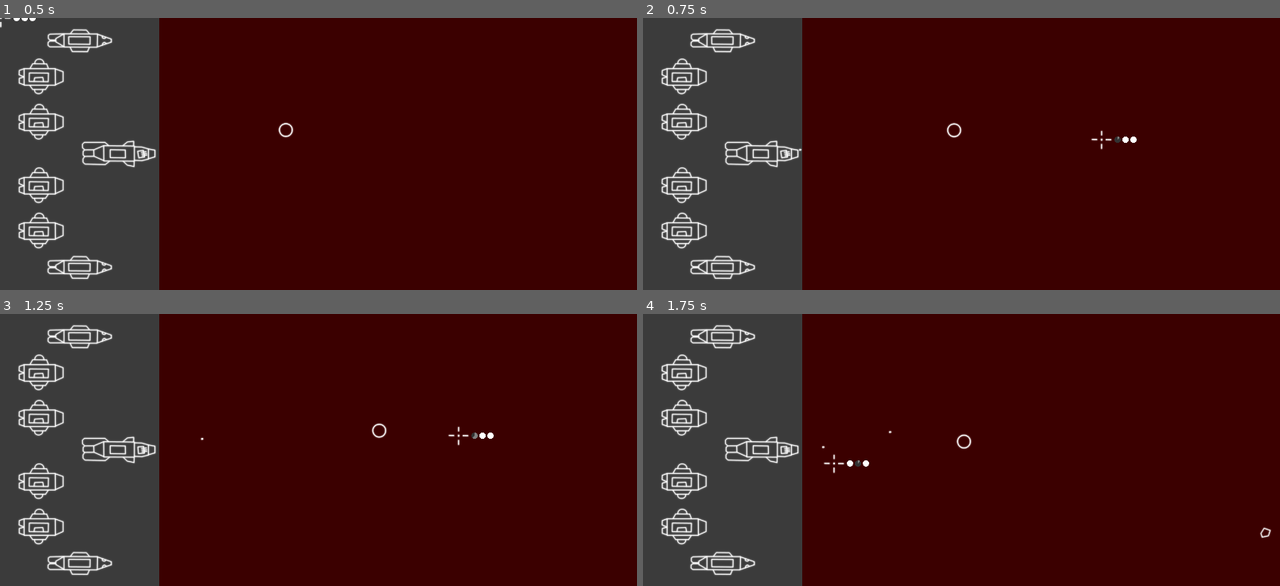
Above: before the commit, frames 1-4 (two rows, left to right).
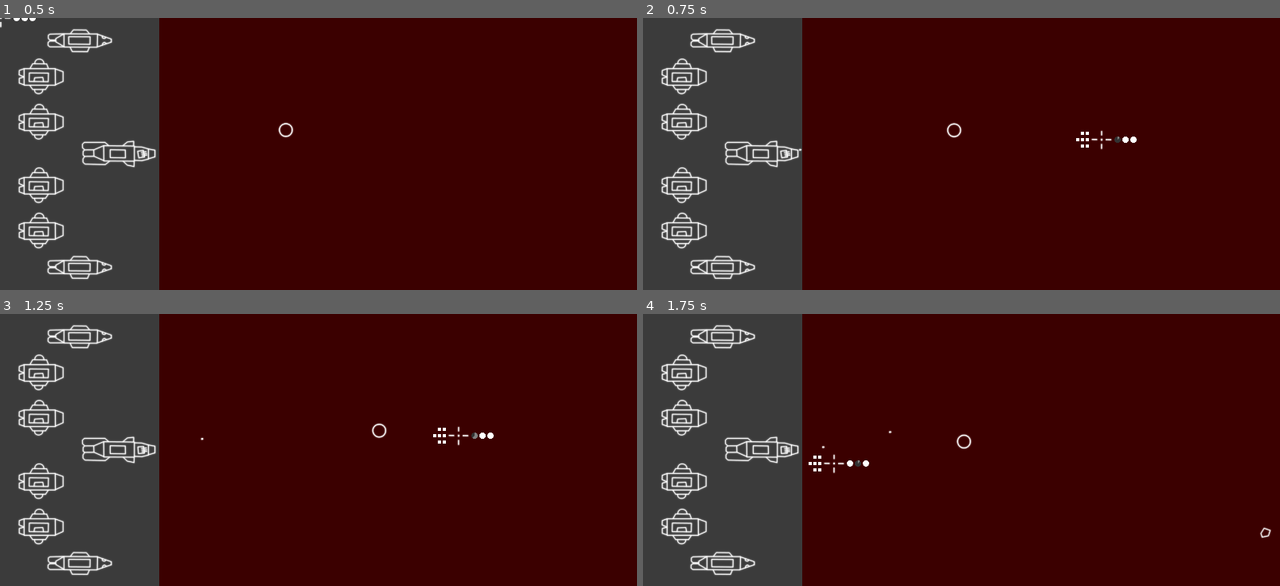
Above: after the commit, the same moments.

Repository: couaky/crossing-the-field
Game: Godot game, scene res://main/Main.tscn
Same seed, same stepped clock (60 frames per second), same inputs: the game is played once before the commit and once after it.
Inputs (mouse positions are in pixels of both pictures, inside the frame that each line leads up to):
- Up to frame 1 (0.5 s): no input
- Up to frame 2 (0.75 s): move the mouse to (1101, 140) at 0.52 s; tap Q (fire_cannons) at 0.6 s
- Up to frame 3 (1.25 s): no input
- Up to frame 4 (1.75 s): move the mouse to (834, 463) at 1.27 s; tap Q (fire_cannons) at 1.35 s

Frame 1 is identical in both runs. In frame 2, less than 0.1% of the frame differs, in the area x 68-70%, y 41-48%; in frame 3, less than 0.1%; in frame 4, less than 0.1%.

Commit message:
Manage fleet health
Health indicator
Disable weapons on destruction
Emit game over

Diff:
--- /dev/null
+++ b/components/HealthIndicator.gd
@@ -0,0 +1,39 @@
+class_name HealthIndicator
+extends Node2D
+
+
+var max_value: int = 1
+var current_value: int = 1
+
+var full_color = Color(1, 1, 1)
+var empty_color = Color(0.2, 0.2, 0.2)
+
+var indicators: Array # Of ColorRect
+
+
+func set_max_value(new_max_value: int):
+	if new_max_value != max_value:
+		max_value = new_max_value
+		current_value = max_value
+		for indicator in indicators:
+			indicator.queue_free()
+		indicators.clear()
+		for index in range(max_value):
+			var new_indicator = ColorRect.new()
+			add_child(new_indicator)
+			indicators.push_back(new_indicator)
+			new_indicator.rect_size = Vector2(20, 20)
+			new_indicator.rect_position = Vector2(-index * 30, -10)
+			new_indicator.color = full_color
+
+
+func set_value(new_current_value):
+	if new_current_value != current_value:
+		current_value = new_current_value
+		for index in range(max_value):
+			var indicator = indicators[index] as ColorRect
+			indicator.color = full_color if index < current_value else empty_color
+
+
+func _ready():
+	indicators = [$InitialRect]
--- /dev/null
+++ b/components/HealthIndicator.tscn
@@ -0,0 +1,16 @@
+[gd_scene load_steps=2 format=2]
+
+[ext_resource path="res://components/HealthIndicator.gd" type="Script" id=1]
+
+[node name="HealthIndicator" type="Node2D"]
+script = ExtResource( 1 )
+
+[node name="InitialRect" type="ColorRect" parent="."]
+anchor_left = 0.5
+anchor_top = 0.5
+anchor_right = 0.5
+anchor_bottom = 0.5
+margin_left = -10.0
+margin_top = -10.0
+margin_right = 10.0
+margin_bottom = 10.0
--- a/components/PlayerFleet.gd
+++ b/components/PlayerFleet.gd
@@ -3,11 +3,26 @@
 
 export var cannon_shell: PackedScene
 
-var number_of_cannons = 3
+
+signal game_over
+
+
+var cruiser_alive: bool = true
+var escort_A_alive: bool = true
+var escort_B_alive: bool = true
+var cargo_A_alive: bool = true
+var cargo_B_alive: bool = true
+var cargo_C_alive: bool = true
+var cargo_D_alive: bool = true
+
+var escort_A_health: HealthIndicator
+var cruiser_health: HealthIndicator
+var escort_B_health: HealthIndicator
 
 var target_node: Node2D
+var turret_node: Node2D
 
-var turret_node: Node2D
+var number_of_cannons = 3
 var cannon_next_to_fire: int = 0
 var cannon_spawn_points: Array # Of Position2D
 var cannon_reloading_speed: float = 1.0
@@ -44,12 +59,36 @@
 
 
 func _update_loading_states():
-	cannon_left_indicator.set_value(cannon_loaded_status[0])
-	cannon_center_indicator.set_value(cannon_loaded_status[1])
-	cannon_right_indicator.set_value(cannon_loaded_status[2])
+	if cruiser_alive:
+		cannon_left_indicator.set_value(cannon_loaded_status[0])
+		cannon_center_indicator.set_value(cannon_loaded_status[1])
+		cannon_right_indicator.set_value(cannon_loaded_status[2])
+
+
+func _check_game_over():
+	var all_ships = [
+		cruiser_alive,
+		escort_A_alive,
+		escort_B_alive,
+		cargo_A_alive,
+		cargo_B_alive,
+		cargo_C_alive,
+		cargo_D_alive
+	]
+	if not true in all_ships:
+		print("game over...")
+		emit_signal("game_over")
 
 
 func _ready():
+	escort_A_health = $Cursor/EscortAHealth
+	cruiser_health = $Cursor/CruiserHealth
+	escort_B_health = $Cursor/EscortBHealth
+
+	escort_A_health.set_max_value(2)
+	cruiser_health.set_max_value(3)
+	escort_B_health.set_max_value(2)
+
 	turret_node = $Cruiser/SpriteTurret
 	cannon_spawn_points = [
 		$Cruiser/SpriteTurret/CannonLeft,
@@ -65,11 +104,63 @@
 
 
 func _process(delta):
-	turret_node.look_at(target_node.position)
-
-	_reload_cannons(delta)
-
-	if Input.is_action_just_pressed("fire_cannons"):
-		_fire_cannon(target_node.position)
+	if cruiser_alive:
+		turret_node.look_at(target_node.position)
+		_reload_cannons(delta)
+		if Input.is_action_just_pressed("fire_cannons"):
+			_fire_cannon(target_node.position)
 
 	_update_loading_states()
+
+
+func _on_Cruiser_destroyed():
+	cruiser_alive = false
+	cannon_left_indicator.set_value(0.0)
+	cannon_center_indicator.set_value(0.0)
+	cannon_right_indicator.set_value(0.0)
+	cruiser_health.set_value(0)
+	_check_game_over()
+
+
+func _on_Cruiser_hit(health):
+	cruiser_health.set_value(health)
+
+
+func _on_EscortA_destroyed():
+	escort_A_alive = false
+	escort_A_health.set_value(0)
+	_check_game_over()
+
+
+func _on_EscortA_hit(health):
+	escort_A_health.set_value(health)
+
+
+func _on_EscortB_destroyed():
+	escort_B_alive = false
+	escort_B_health.set_value(0)
+	_check_game_over()
+
+
+func _on_EscortB_hit(health):
+	escort_B_health.set_value(health)
+
+
+func _on_CargoA_destroyed():
+	cargo_A_alive = false
+	_check_game_over()
+
+
+func _on_CargoB_destroyed():
+	cargo_B_alive = false
+	_check_game_over()
+
+
+func _on_CargoC_destroyed():
+	cargo_C_alive = false
+	_check_game_over()
+
+
+func _on_CargoD_destroyed():
+	cargo_D_alive = false
+	_check_game_over()
--- a/components/PlayerFleet.tscn
+++ b/components/PlayerFleet.tscn
@@ -12,6 +12,7 @@
 [ext_resource path="res://components/Cursor.gd" type="Script" id=10]
 [ext_resource path="res://components/Target.gd" type="Script" id=11]
 [ext_resource path="res://components/ReloadIndicator.gd" type="Script" id=12]
+[ext_resource path="res://components/HealthIndicator.tscn" type="PackedScene" id=13]
 
 [node name="PlayerFleet" type="Node2D"]
 script = ExtResource( 6 )
@@ -46,6 +47,15 @@
 position = Vector2( 200, 0 )
 script = ExtResource( 12 )
 
+[node name="EscortAHealth" parent="Cursor" instance=ExtResource( 13 )]
+position = Vector2( -100, -40 )
+
+[node name="CruiserHealth" parent="Cursor" instance=ExtResource( 13 )]
+position = Vector2( -100, 0 )
+
+[node name="EscortBHealth" parent="Cursor" instance=ExtResource( 13 )]
+position = Vector2( -100, 40 )
+
 [node name="Target" type="Sprite" parent="."]
 position = Vector2( 768, 302 )
 scale = Vector2( 0.35, 0.35 )
@@ -56,6 +66,7 @@
 position = Vector2( 260, 300 )
 collision_mask = 2
 script = ExtResource( 4 )
+hull_points = 3
 
 [node name="SpriteHull" type="Sprite" parent="Cruiser"]
 scale = Vector2( 0.35, 0.35 )
@@ -82,6 +93,7 @@
 position = Vector2( 175, 50 )
 collision_mask = 2
 script = ExtResource( 4 )
+hull_points = 2
 
 [node name="Sprite" type="Sprite" parent="EscortA"]
 scale = Vector2( 0.35, 0.35 )
@@ -94,6 +106,7 @@
 position = Vector2( 175, 550 )
 collision_mask = 2
 script = ExtResource( 4 )
+hull_points = 2
 
 [node name="Sprite" type="Sprite" parent="EscortB"]
 scale = Vector2( 0.35, 0.35 )
@@ -149,3 +162,14 @@
 
 [node name="CollisionPolygon2D" type="CollisionPolygon2D" parent="CargoD"]
 polygon = PoolVector2Array( -48, -19, -25, -19, -12, -40, 5, -40, 18, -19, 32, -19, 49, -12, 49, 10, 32, 19, 17, 19, 2, 38, -11, 38, -25, 19, -48, 19 )
+
+[connection signal="destroyed" from="Cruiser" to="." method="_on_Cruiser_destroyed"]
+[connection signal="hit" from="Cruiser" to="." method="_on_Cruiser_hit"]
+[connection signal="destroyed" from="EscortA" to="." method="_on_EscortA_destroyed"]
+[connection signal="hit" from="EscortA" to="." method="_on_EscortA_hit"]
+[connection signal="destroyed" from="EscortB" to="." method="_on_EscortB_destroyed"]
+[connection signal="hit" from="EscortB" to="." method="_on_EscortB_hit"]
+[connection signal="destroyed" from="CargoA" to="." method="_on_CargoA_destroyed"]
+[connection signal="destroyed" from="CargoB" to="." method="_on_CargoB_destroyed"]
+[connection signal="destroyed" from="CargoC" to="." method="_on_CargoC_destroyed"]
+[connection signal="destroyed" from="CargoD" to="." method="_on_CargoD_destroyed"]
--- a/components/PlayerShip.gd
+++ b/components/PlayerShip.gd
@@ -4,10 +4,21 @@
 export var hull_points: int = 1
 
 
+signal destroyed
+signal hit(health)
+
+
+func _destroy():
+	queue_free()
+	emit_signal("destroyed")
+
+
 func _take_damage():
 	hull_points -= 1
 	if hull_points == 0:
-		queue_free()
+		_destroy()
+	else:
+		emit_signal("hit", hull_points)
 
 
 func _ready():
--- a/main/Main.gd
+++ b/main/Main.gd
@@ -2,7 +2,6 @@
 
 
 # TODOs
-#	Fleet management -> shot permission + game over
 #	Some adjustments -> first playable version
 #	Fire torpedoes
 #	Ship explosion
--- a/project.godot
+++ b/project.godot
@@ -20,6 +20,11 @@
 "path": "res://components/Explosion.gd"
 }, {
 "base": "Node2D",
+"class": "HealthIndicator",
+"language": "GDScript",
+"path": "res://components/HealthIndicator.gd"
+}, {
+"base": "Node2D",
 "class": "ReloadIndicator",
 "language": "GDScript",
 "path": "res://components/ReloadIndicator.gd"
@@ -32,6 +37,7 @@
 _global_script_class_icons={
 "Asteroid": "",
 "Explosion": "",
+"HealthIndicator": "",
 "ReloadIndicator": "",
 "ShockWave": ""
 }
Not shown: 1 places in components/PlayerFleet.tscn that only renumber resources
